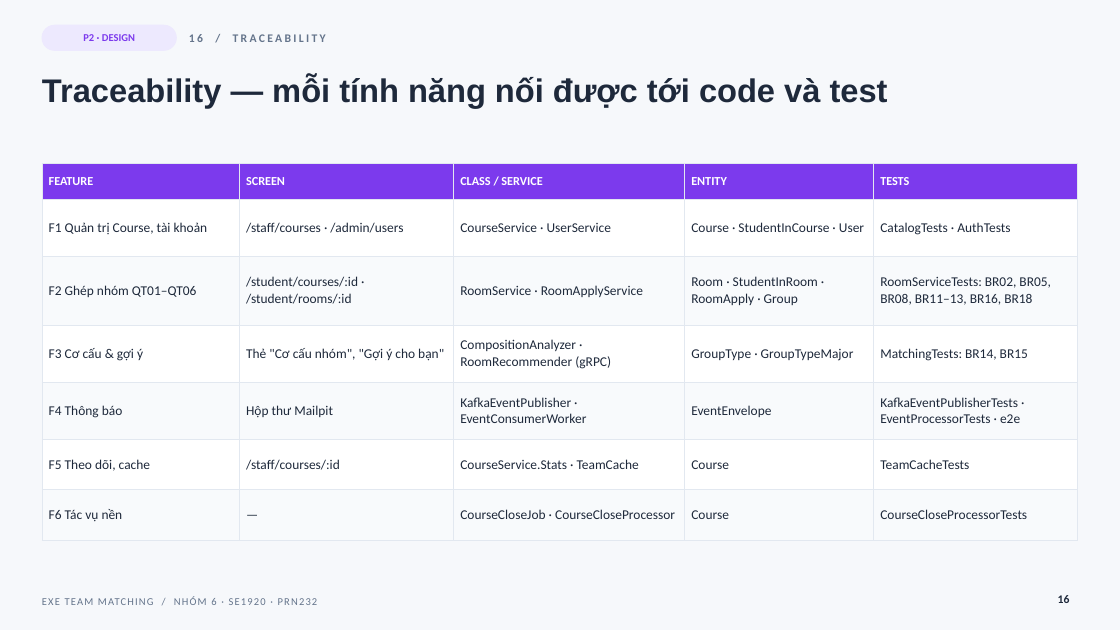
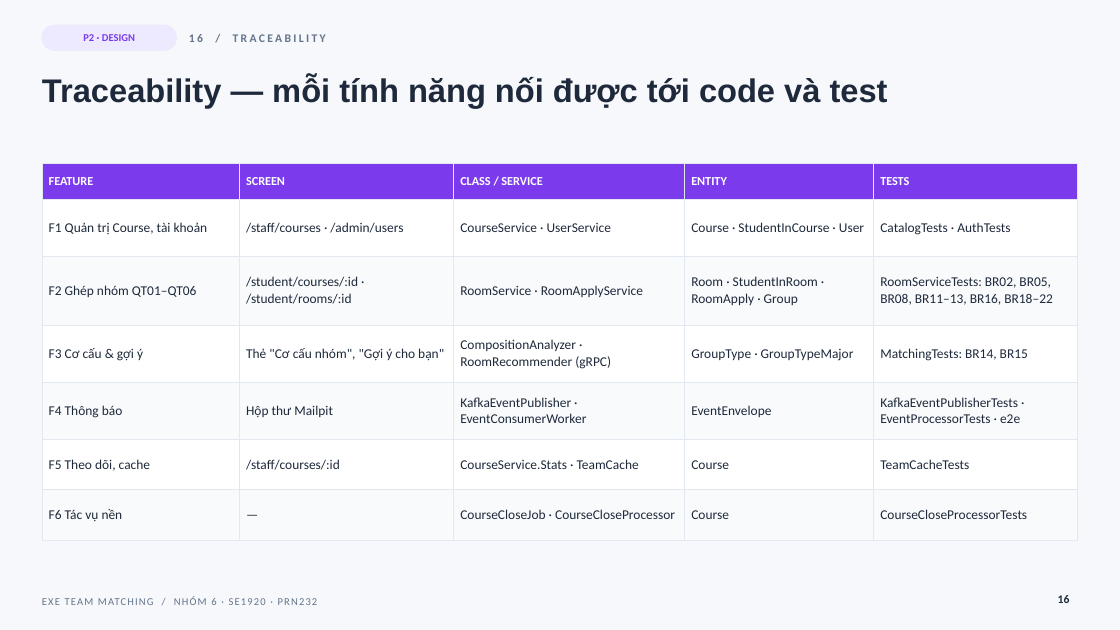
Before and after one commit to co-duong-hao/PRN232_Final, a slide deck: slide 16 of docs/slides/EXE_Team_Matching_Nhom6.pptx. Drawn at 1120x630 pixels with LibreOffice and Linux fonts; fonts in the diff are those of the drawing. Boxes give left, top, right and bottom in pixels: in the first picture for what was removed or moved away, otherwise in the second. Text is boxed around its words. In the diff, an @@ line names an element or a change of style, - is before the commit and + after.

```diff
--- a/docs/slides/EXE_Team_Matching_Nhom6.pptx
+++ b/docs/slides/EXE_Team_Matching_Nhom6.pptx
@@ table at (42, 164, 1078, 525) @@
-row 3, column 5: RoomServiceTests: BR02, BR05, BR08, BR11–13, BR16, BR18
+row 3, column 5: RoomServiceTests: BR02, BR05, BR08, BR11–13, BR16, BR18–22
```
Also in this commit, not shown: 12 other slides changed, 1 slide added, 2 other files.
